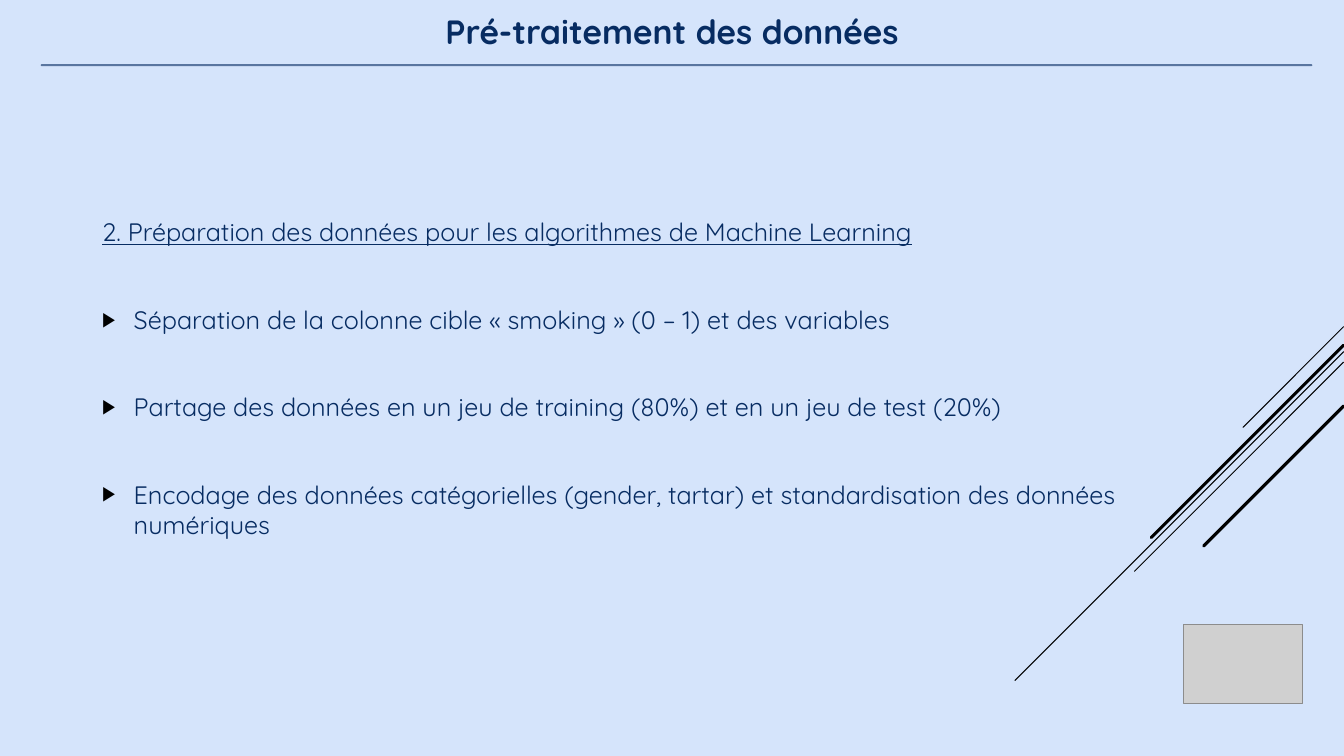
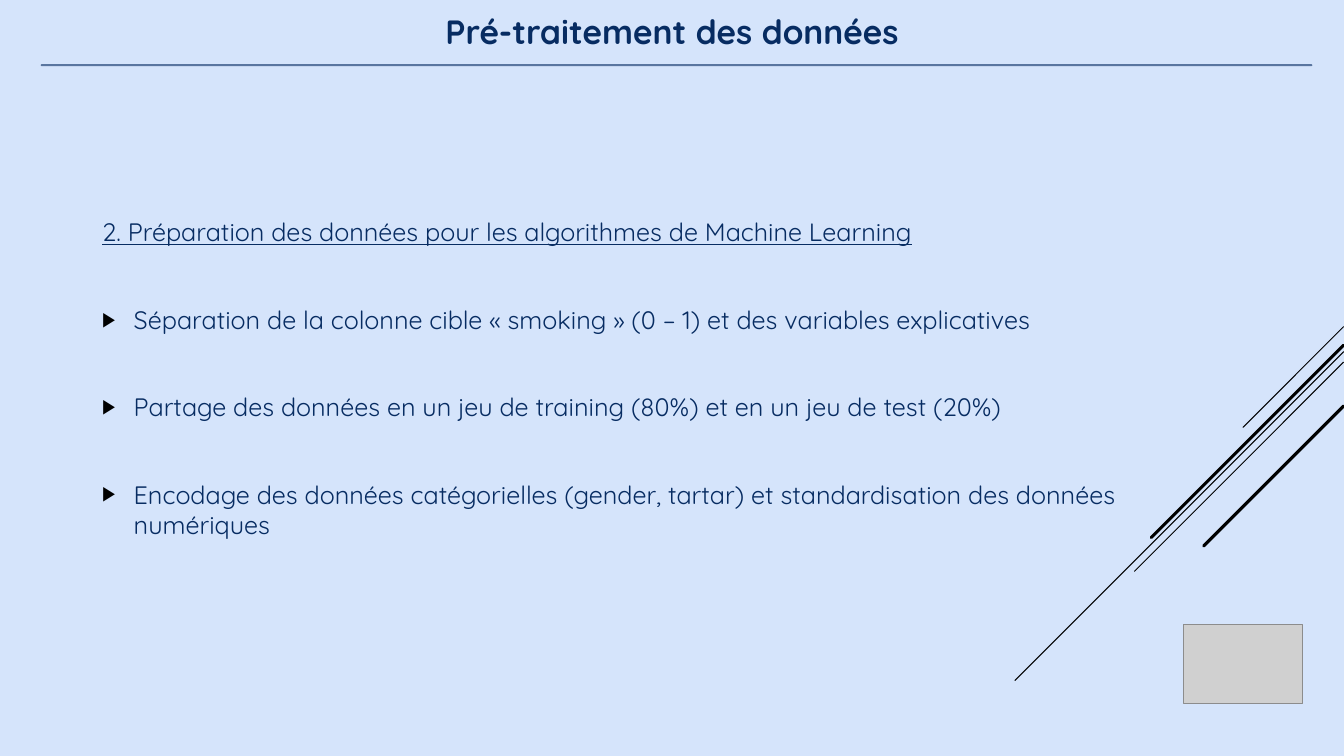
Before and after one commit to Murielepp/Certif_block6, a slide deck: slide 8 of Presentation_projet_Essentials.pptx. Drawn at 1344x756 pixels with LibreOffice and Linux fonts; fonts in the diff are those of the drawing; grey boxes stand for pictures. Boxes give left, top, right and bottom in pixels: in the first picture for what was removed or moved away, otherwise in the second. Text is boxed around its words. In the diff, an @@ line names an element or a change of style, - is before the commit and + after.

```diff
--- a/Presentation_projet_Essentials.pptx
+++ b/Presentation_projet_Essentials.pptx
@@ text at [134, 310, 1029, 334]: text changed @@
-▶ Séparation de la colonne cible « smoking » (0 – 1) et des variables
+▶ Séparation de la colonne cible « smoking » (0 – 1) et des variables explicatives
```
Also in this commit, not shown: 1 other slide changed, 1 other file.
